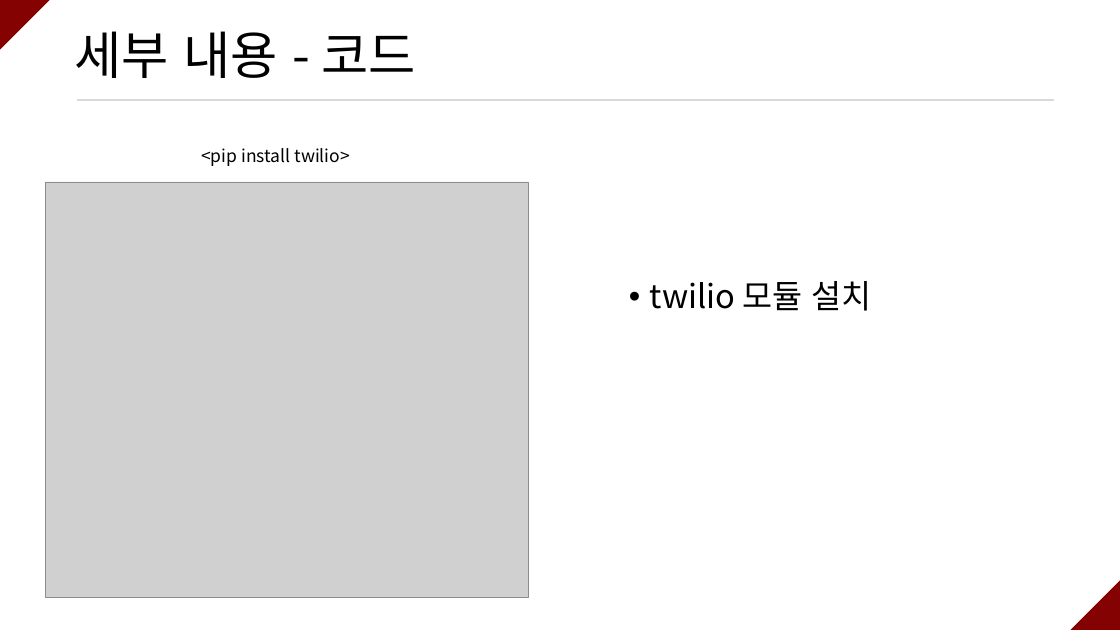
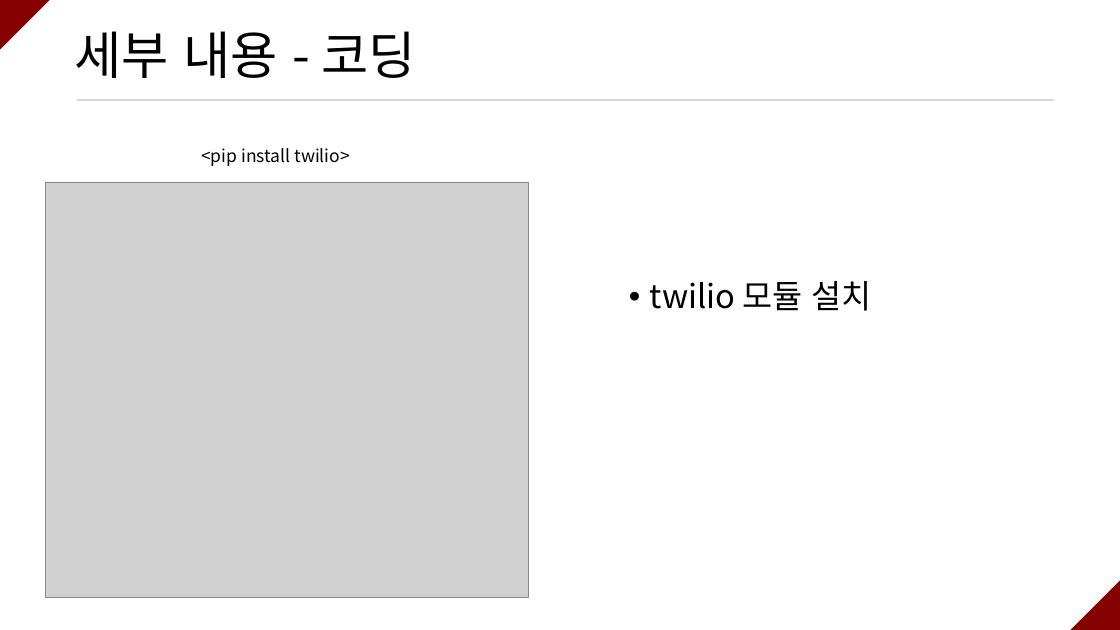
Before and after one commit to ramieeee/self_learning, a slide deck: slide 9 of semi_projects/보안탐지 및 SMS 알람/연람희_보안탐지 및 SMS 알람.pptx (slide 8 before the commit). Drawn at 1120x630 pixels with LibreOffice and Linux fonts; fonts in the diff are those of the drawing; grey boxes stand for pictures. Boxes give left, top, right and bottom in pixels: in the first picture for what was removed or moved away, otherwise in the second. Text is boxed around its words. In the diff, an @@ line names an element or a change of style, - is before the commit and + after.

```diff
--- a/semi_projects/보안탐지 및 SMS 알람/연람희_보안탐지 및 SMS 알람.pptx
+++ b/semi_projects/보안탐지 및 SMS 알람/연람희_보안탐지 및 SMS 알람.pptx
@@ title at bbox=[75, 31, 416, 78]: text changed @@
-세부 내용 - 코드
+세부 내용 - 코딩
```
Also in this commit, not shown: 8 other slides changed, 1 slide added.
